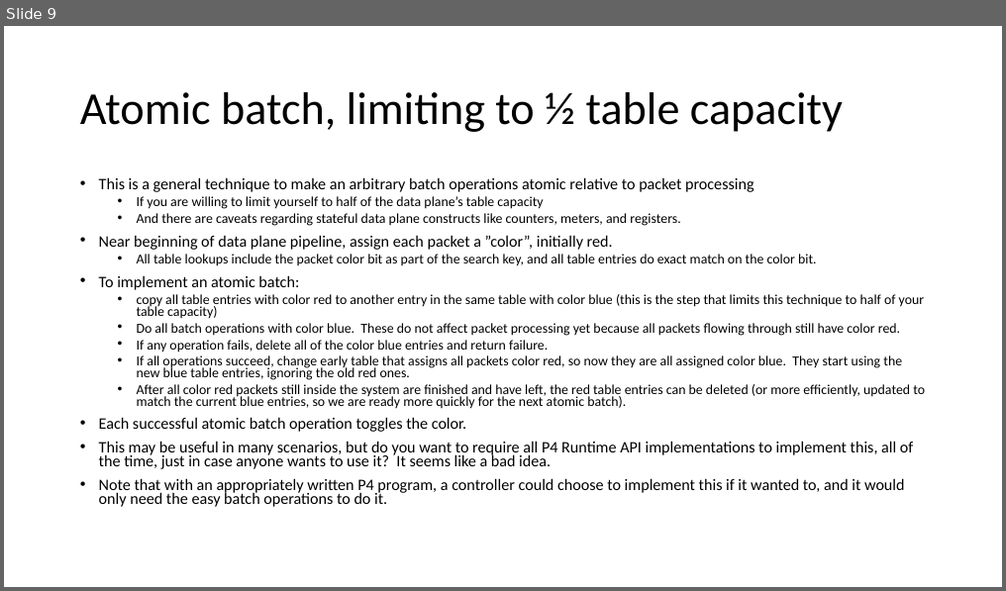
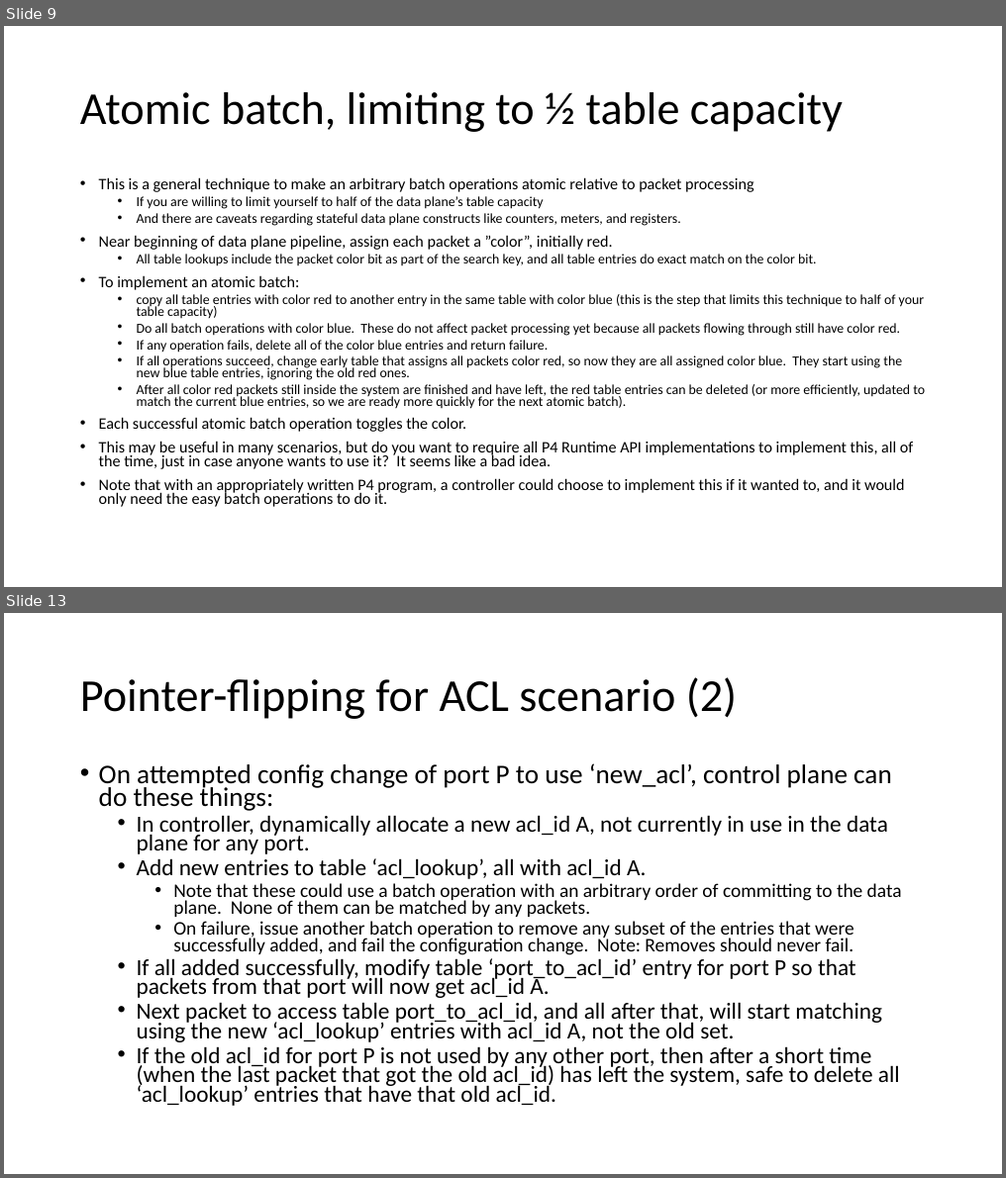
Before and after one commit to jafingerhut/p4-guide, a slide deck: docs/p4runtime api batch operations.pptx. Shown one above the other, each under a label of ours: slide 9 before the commit, slides 9 and 13 after it; the slides between them are not shown. The pictures are 1006x591 and 1006x1178 pixels, drawn with LibreOffice and Linux fonts; fonts in the diff are those of the drawing. Boxes give left, top, right and bottom in pixels: in the first picture for what was removed or moved away, otherwise in the second. Text is boxed around its words. In the diff, an @@ line names an element or a change of style, - is before the commit and + after.

Commit message:
Add example of atomic batch operation for ACLs

```diff
--- a/docs/p4runtime api batch operations.pptx
+++ b/docs/p4runtime api batch operations.pptx
@@ slide 13 added at (4, 613, 1002, 1174), background #FFFFFF @@
@@ title added at (80, 677, 737, 719), 44 pt, text #000000 @@
+Pointer-flipping for ACL scenario (2)
@@ text added at (99, 763, 902, 1106), 22.2 pt, text #000000 @@
+• On attempted config change of port P to use ‘new_acl’, control plane can do these things:
+  • In controller, dynamically allocate a new acl_id A, not currently in use in the data plane for any port.
+  • Add new entries to table ‘acl_lookup’, all with acl_id A.
+    • Note that these could use a batch operation with an arbitrary order of committing to the data plane. None of them can be matched by any packets.
+    • On failure, issue another batch operation to remove any subset of the entries that were successfully added, and fail the configuration change. Note: Removes should never fail.
+  • If all added successfully, modify table ‘port_to_acl_id’ entry for port P so that packets from that port will now get acl_id A.
+  • Next packet to access table port_to_acl_id, and all after that, will start matching using the new ‘acl_lookup’ entries with acl_id A, not the old set.
+  • If the old acl_id for port P is not used by any other port, then after a short time (when the last packet that got the old acl_id) has left the system, safe to delete all ‘acl_lookup’ entries that have that old acl_id.
```
Also in this commit, not shown: 5 slides changed, 4 other slides added.
